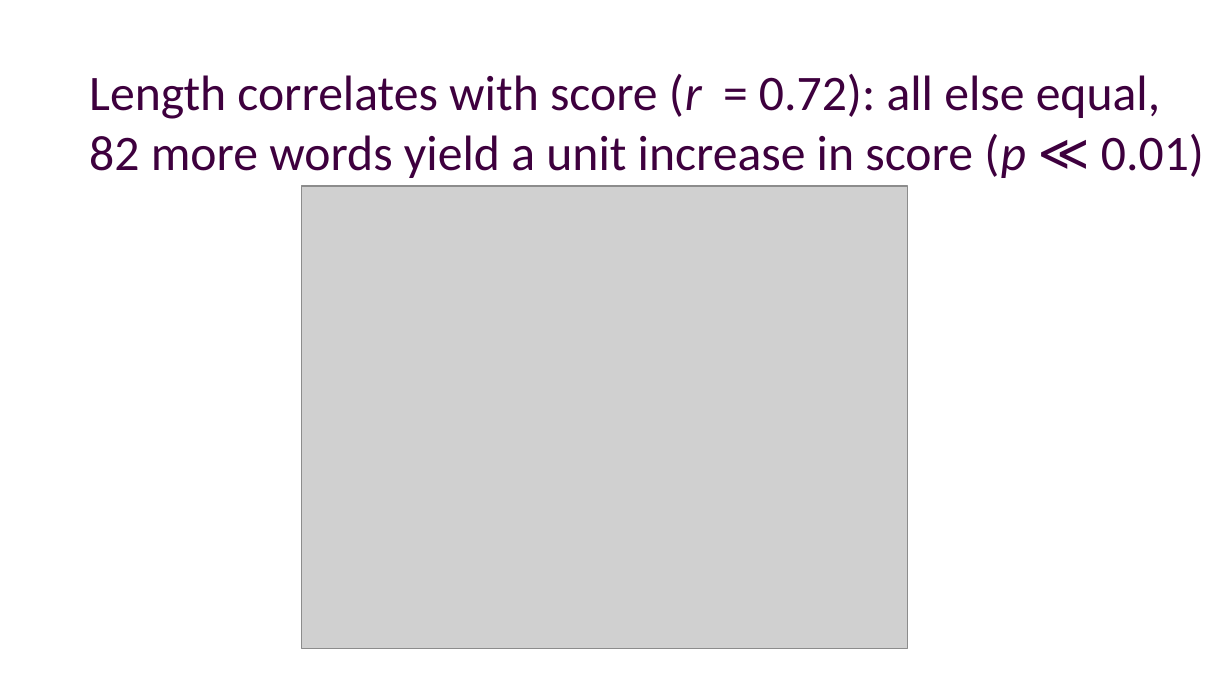
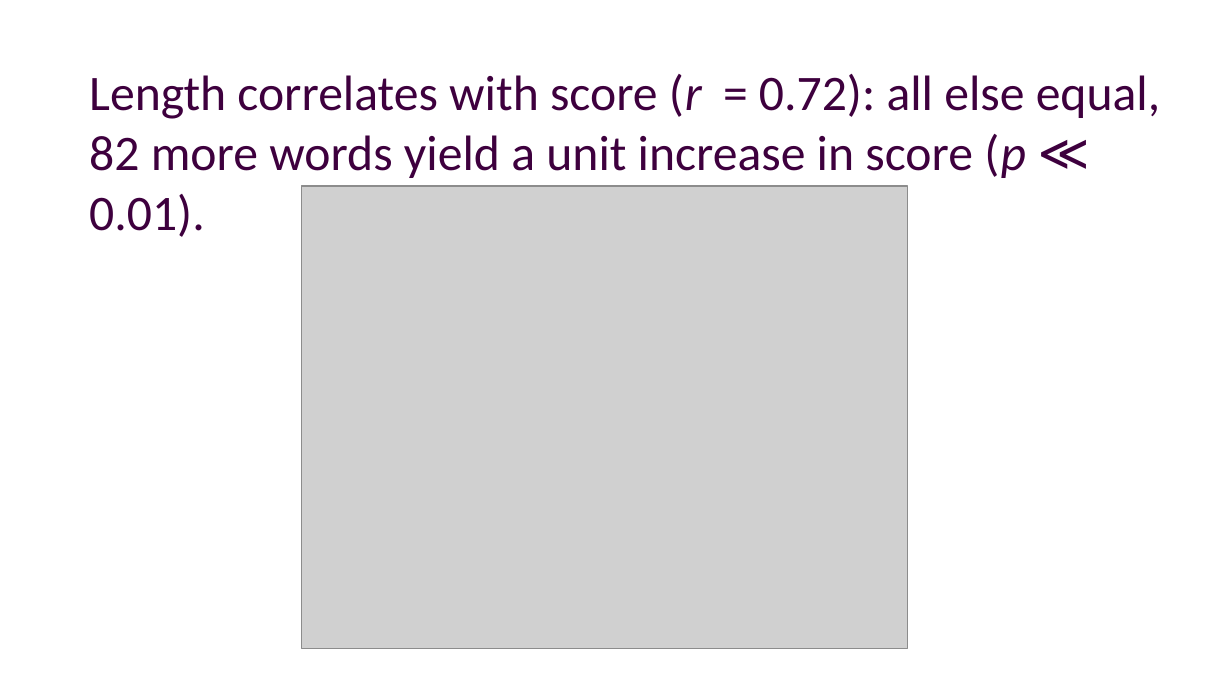
Before and after one commit to alexklapheke/essay, a slide deck: slide 15 of presentation/presentation.odp (slide 13 before the commit). Drawn at 1232x693 pixels with LibreOffice and Linux fonts; fonts in the diff are those of the drawing; grey boxes stand for pictures; background and template pictures are left out. Boxes give left, top, right and bottom in pixels: in the first picture for what was removed or moved away, otherwise in the second. Text is boxed around its words. In the diff, an @@ line names an element or a change of style, - is before the commit and + after.

```diff
--- a/presentation/presentation.odp
+++ b/presentation/presentation.odp
@@ text at bbox=[89, 74, 1160, 237]: text changed @@
-Length correlates with score (r = 0.72): all else equal, 82 more words yield a unit increase in score (p ≪ 0.01)
+Length correlates with score (r = 0.72): all else equal, 82 more words yield a unit increase in score (p ≪ 0.01).
```
Also in this commit, not shown: 14 other slides changed, 3 slides added, 1 slide removed, 10 other files.
